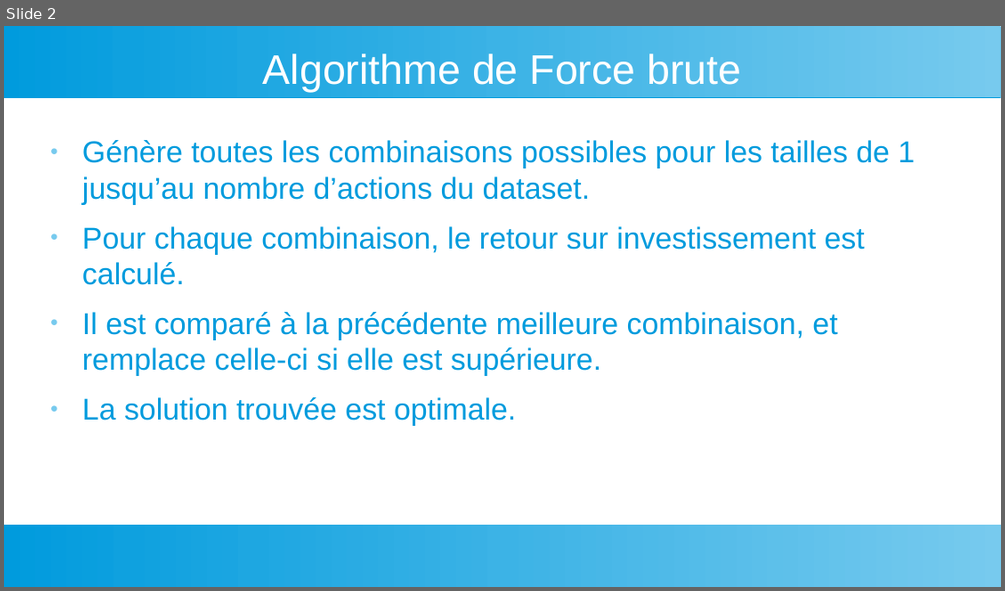
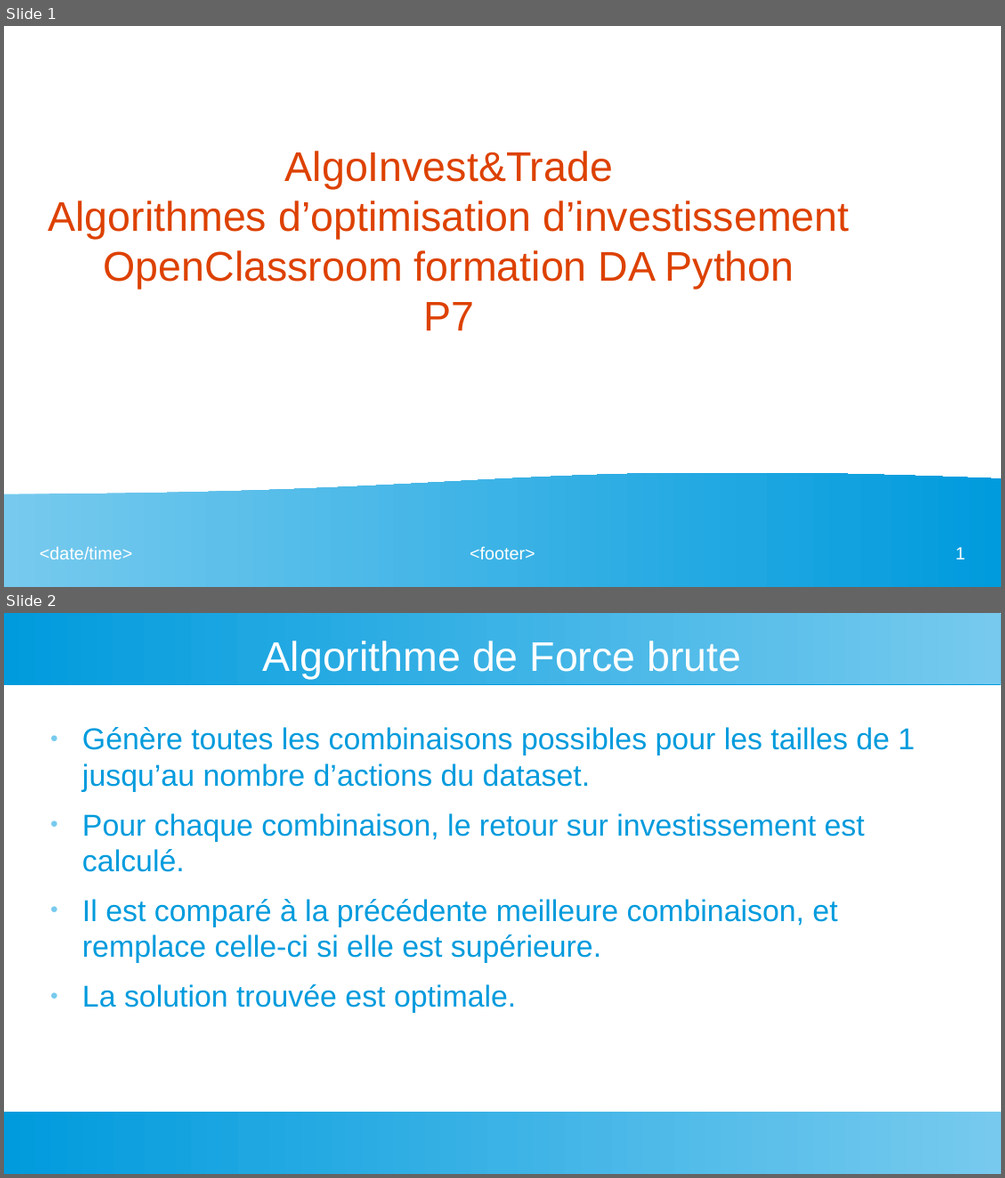
Before and after one commit to YoannDeb/AlgoInvest, a slide deck: Docs/Présentation.odp. Shown one above the other, each under a label of ours: slide 2 before the commit, slides 1 and 2 after it. The pictures are 1005x591 and 1005x1178 pixels, drawn with LibreOffice and Linux fonts; fonts in the diff are those of the drawing. Boxes give left, top, right and bottom in pixels: in the first picture for what was removed or moved away, otherwise in the second. Text is boxed around its words. In the diff, an @@ line names an element or a change of style, - is before the commit and + after.

Commit message:
Docs: Documents updated

```diff
--- a/Docs/Présentation.odp
+++ b/Docs/Présentation.odp
@@ slide 1 added at (x1=4, y1=26, x2=1001, y2=587), background #FFFFFF @@
@@ title added at (x1=48, y1=151, x2=850, y2=330), 33 pt, text #DD4100 @@
+AlgoInvest&Trade
+Algorithmes d’optimisation d’investissement
+OpenClassroom formation DA Python
+P7
@@ flow chart document added at (x1=4, y1=471, x2=1001, y2=587), fill gradient #77CAEE to #75C9EE to #73C9ED to #71C8ED to #6FC7ED to #6EC6ED @@
@@ text added at (x1=40, y1=546, x2=132, y2=559), 14 pt, text #FFFFFF @@
+<date/time>
@@ text added at (x1=469, y1=546, x2=535, y2=559), 14 pt, text #FFFFFF @@
+<footer>
@@ page number added at (x1=955, y1=547, x2=965, y2=559), 14 pt, text #FFFFFF @@
+1
```
Also in this commit, not shown: 2 slides changed, 1 slide removed.
